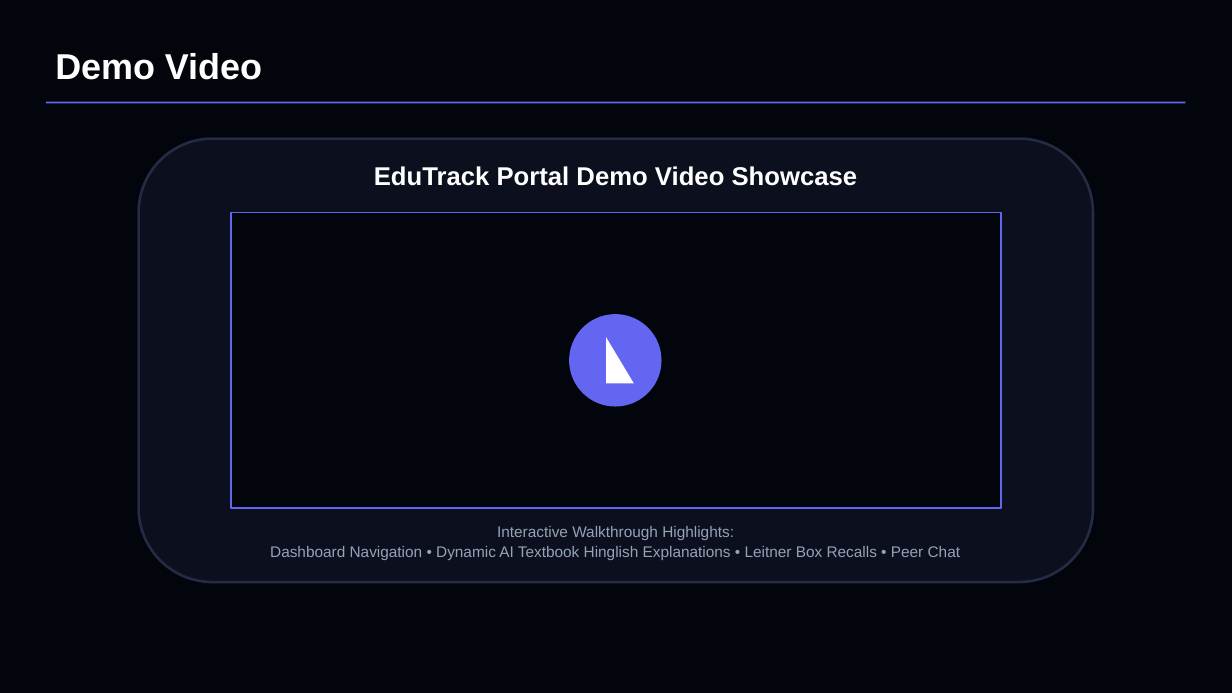
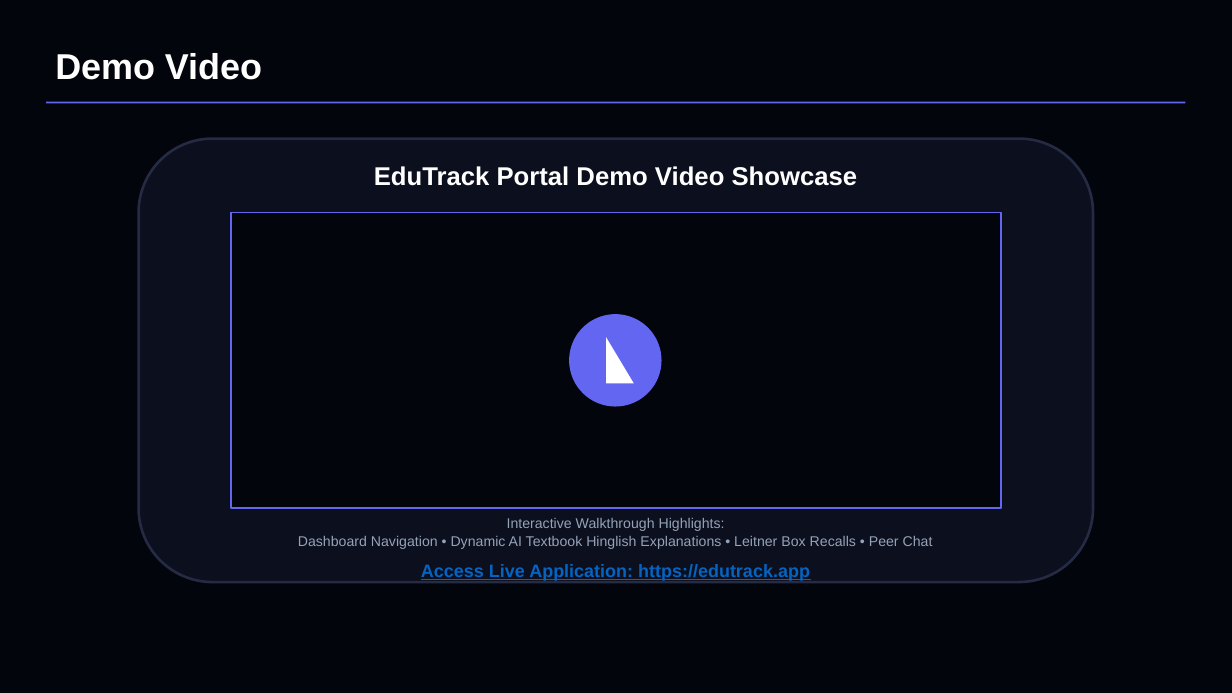
Before and after one commit to sriram12345678900/Edutrack, a slide deck: slide 7 of Submission/EduTrack_Presentation_Fixed.pptx. Drawn at 1232x693 pixels with LibreOffice and Linux fonts; fonts in the diff are those of the drawing. Boxes give left, top, right and bottom in pixels: in the first picture for what was removed or moved away, otherwise in the second. Text is boxed around its words. In the diff, an @@ line names an element or a change of style, - is before the commit and + after.

Commit message:
docs: add live app link to ppt presentation slides

```diff
--- a/Submission/EduTrack_Presentation_Fixed.pptx
+++ b/Submission/EduTrack_Presentation_Fixed.pptx
@@ text "Interactive Walkthrough Highlights:" moved from (x1=270, y1=526, x2=960, y2=560) to (x1=298, y1=518, x2=933, y2=549) @@
@@ text "Interactive Walkthrough Highlights:" at (x1=298, y1=518, x2=933, y2=549): size 12 to 11 pt; line spacing 16pt to 14pt @@
@@ text added at (x1=421, y1=564, x2=810, y2=581), 14 pt, text #0563C1, bold, underline @@
+Access Live Application: https://edutrack.app
```
Also in this commit, not shown: 1 other slide changed, 1 slide added, 1 other file.
